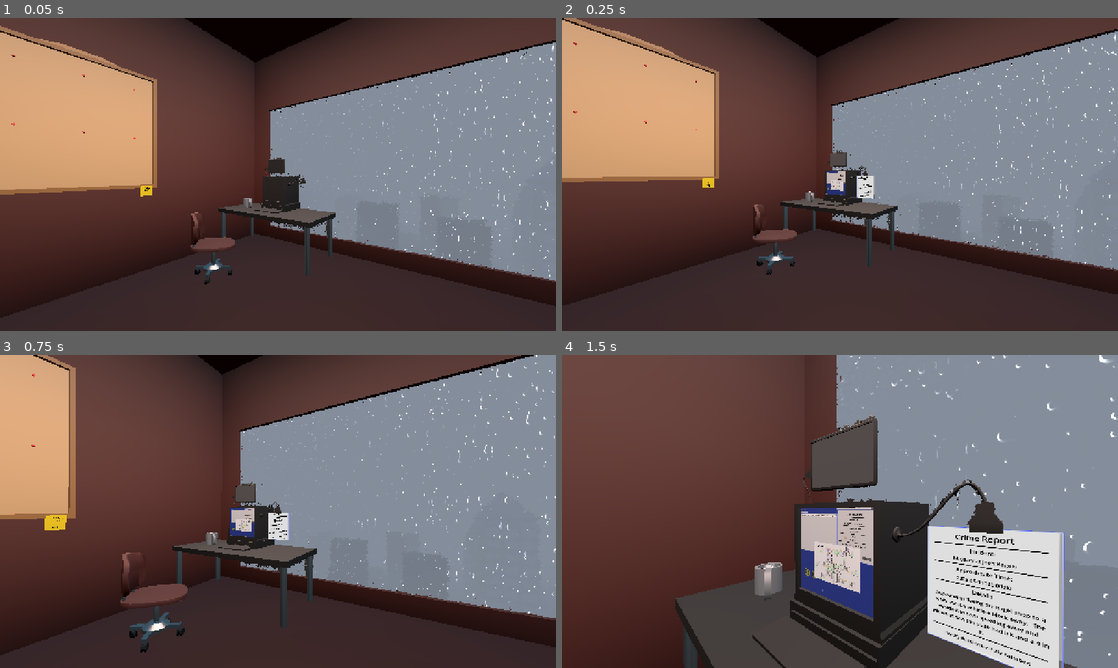
Above: before the commit, frames 1-4 (two rows, left to right).
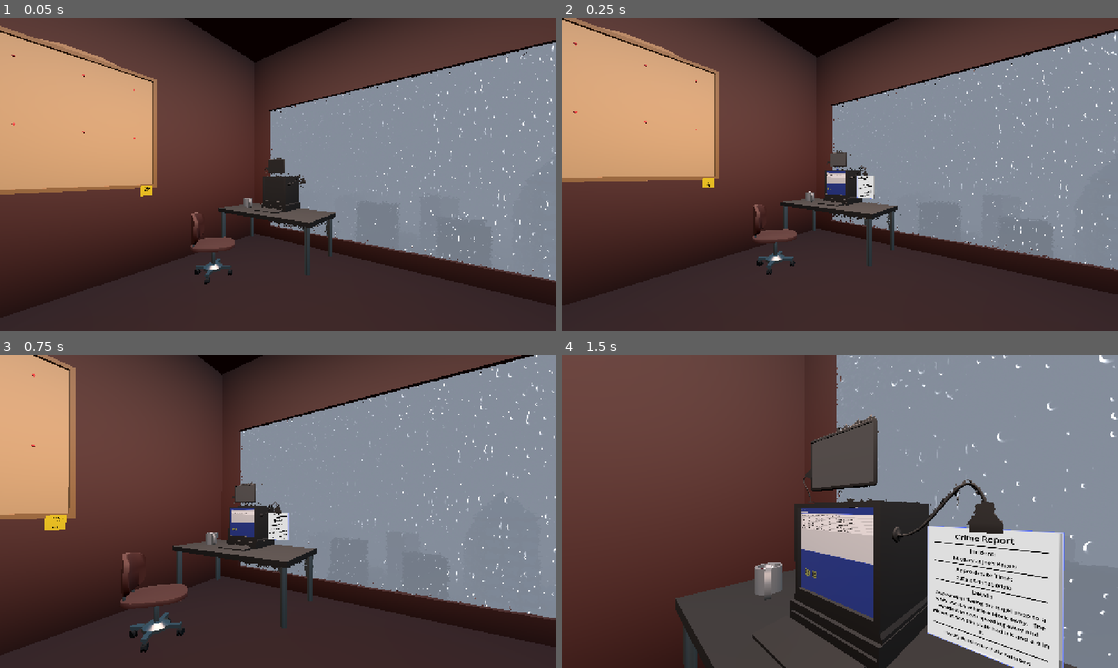
Above: after the commit, the same moments.

Repository: Ciph3rzer0/brackeys-2026.2-trust-no-one
Game: Godot game, scene res://scenes/city.tscn
Same seed, same stepped clock (60 frames per second), same inputs: the game is played once before the commit and once after it. The engine's default icon, where the game draws it, is replaced by a stand-in: a white triangle on a blue panel in a dark square. Sound files missing from this copy of the repository are replaced by a short silence.
Inputs (mouse positions are in pixels of both pictures, inside the frame that each line leads up to):
- Up to frame 1 (0.05 s): no input
- Up to frame 2 (0.25 s): no input
- Up to frame 3 (0.75 s): tap Enter at 0.5 s; move the mouse to (305, 511) at 0.52 s; hold W (pc_forward) from 0.53 s (still down); hold E (pc_interact) from 0.53 s (still down); click (305, 511) at 0.67 s
- Up to frame 4 (1.5 s): keep holding W (pc_forward); tap Space at 0.77 s; move the mouse to (812, 511) at 1.27 s; release E (pc_interact) at 1.28 s; tap Q at 1.35 s

Frame 1 is identical in both runs. In frame 2, 0.1% of the frame differs, in the area x 47-51%, y 47-56%; in frame 3, 0.2%; in frame 4, 1.7%, in the area x 43-56%, y 48-78%.
Error in both runs: Invalid assignment of property or key 'plate' with value of type 'String' on a base object of type 'Resource (Quest)'. (res://autoloads/quest_system.gd:19)

Commit message:
feat: load simulation.csv when database loads

Diff:
--- a/csvs/csv_writer.gd
+++ b/csvs/csv_helper.gd
@@ -1,4 +1,4 @@
-class_name CSVWriter
+class_name CSVHelper
 const FILE_PATH = "res://csvs/simulation.csv"
 
 const HEADER_ROW: PackedStringArray = [
@@ -70,3 +70,50 @@
 	# 3. Close the file to save changes safely
 	file.close()
 	print("New CSV Created: ", FILE_PATH)
+
+static func load_data_from_csv() -> Array[SchemaVehicleSightings]:
+	var parsed_data: Array[SchemaVehicleSightings] = []
+
+	# Open the file for reading
+	var file = FileAccess.open(FILE_PATH, FileAccess.READ)
+
+	if file == null:
+		print("Failed to open file. Error code: ", FileAccess.get_open_error())
+		return parsed_data
+
+	# 1. Read the very first line as headers
+	var headers = file.get_csv_line()
+
+	# 2. Loop through the rest of the file until the end
+	while not file.eof_reached():
+		var row = file.get_csv_line()
+
+		# Skip empty rows (like a blank line at the end of the file)
+		if row.size() == 0 or (row.size() == 1 and row[0] == ""):
+			continue
+
+		# Match row values to headers into a dictionary
+		var row_dict = {}
+		for i in range(min(headers.size(), row.size())):
+			row_dict[headers[i]] = row[i]
+
+		var sighting = SchemaVehicleSightings.new()
+		sighting.unix_timestamp = row_dict.unix_timestamp
+		sighting.camera_id = row_dict.camera_id
+		sighting.vehicle_plate = row_dict.vehicle_plate
+		sighting.vehicle_color = row_dict.vehicle_color
+		sighting.vehicle_type = row_dict.vehicle_type
+		sighting.vehicle_features = [] as Array[String]
+
+		# Godot is seriously so stupid.  This is what I have to do to assign the
+		# parsed csv to a Array[String] variable...
+		var vehicle_features: Array = JSON.parse_string(row_dict.vehicle_features)
+		if vehicle_features is Array:
+			for item in vehicle_features:
+				# Convert each item explicitly to a string (handles both strings and numbers)
+				sighting.vehicle_features.append(str(item))
+
+		parsed_data.append(sighting)
+
+	file.close()
+	return parsed_data
--- /dev/null
+++ b/csvs/manual.csv
@@ -0,0 +1 @@
+unix_timestamp,camera_id,vehicle_plate,vehicle_color,vehicle_type,vehicle_features
--- a/csvs/simulation.csv
+++ b/csvs/simulation.csv
@@ -1,3 +1,6 @@
 unix_timestamp,camera_id,vehicle_plate,vehicle_color,vehicle_type,vehicle_features
-1787642160,Bookstore,TNT-2746,Gold,SUV,"[""Custom rims"", ""Missing hubcap""]"
-1787647410,Bookstore,TNT-2746,Gold,SUV,"[""Custom rims"", ""Missing hubcap""]"
+1787642130,Bookstore,TNT-2746,Gold,SUV,"[""Custom rims"", ""Missing hubcap""]"
+1787647380,Bookstore,TNT-2746,Gold,SUV,"[""Custom rims"", ""Missing hubcap""]"
+1787660370,Hospital,PIZ-3554,Black,Coupe,"[""Tinted windows"", ""Spoiler""]"
+1787661150,Bookstore,TNT-2746,Gold,SUV,"[""Custom rims"", ""Missing hubcap""]"
+1787664180,Hospital,PIZ-3554,Black,Coupe,"[""Tinted windows"", ""Spoiler""]"
--- a/scripts/database/database.gd
+++ b/scripts/database/database.gd
@@ -14,4 +14,9 @@
 	rms_persons = MockDataFactory.generate_rows(100)
 	rms_vehicles = MockDataFactory.generate_vehicles(100)
 	#vehicle_sightings = MockDataFactory.generate_vehicle_sightings(4, rms_vehicles)
+	load_from_csv()
 	refresh()
+
+func load_from_csv():
+	var sightings = CSVHelper.load_data_from_csv()
+	vehicle_sightings = sightings
--- a/ui/city-map/camera.gd
+++ b/ui/city-map/camera.gd
@@ -29,4 +29,4 @@
 	sighting.vehicle_features = vehicle.features
 	GameManager.database.vehicle_sightings.append(sighting)
 	GameManager.database.refresh()
-	CSVWriter.append_to_csv(sighting)
+	CSVHelper.append_to_csv(sighting)
--- a/ui/computer-screen/computer_screen.tscn
+++ b/ui/computer-screen/computer_screen.tscn
@@ -12,7 +12,6 @@
 [ext_resource type="Script" uid="uid://dk0py0rtbm2f8" path="res://ui/computer-screen/quest_button.gd" id="10_5sf7k"]
 [ext_resource type="Resource" uid="uid://mlx6hgu5bc7w" path="res://scripts/quests/first_quest.tres" id="11_4dgut"]
 [ext_resource type="Resource" uid="uid://x4bm7k2h5yiq" path="res://scripts/quests/2_quest.tres" id="12_n1ots"]
-[ext_resource type="PackedScene" uid="uid://c2kuixd7eqbk1" path="res://ui/city-map/city_map.tscn" id="13_clvma"]
 
 [sub_resource type="StyleBoxFlat" id="StyleBoxFlat_uhg71"]
 bg_color = Color(0, 0.18039216, 0.57254905, 1)
@@ -100,6 +99,7 @@
 offset_bottom = 464.0
 
 [node name="ComputerWindow" parent="." unique_id=24755338 instance=ExtResource("7_8qfsr")]
+visible = false
 layout_mode = 1
 offset_left = 746.0
 offset_top = 28.0
@@ -107,8 +107,4 @@
 offset_bottom = -600.0
 content_scene_path = "uid://dukf0r3kv7h3u"
 
-[node name="CityMap" parent="." unique_id=84354765 instance=ExtResource("13_clvma")]
-z_index = 10
-position = Vector2(690.00006, 725)
-
 [connection signal="filter_changed" from="PlateFilter" to="VehicleSightingsTableView" method="_on_plate_filter_filter_changed"]
Renamed: csvs/csv_writer.gd.uid -> csvs/csv_helper.gd.uid
Not shown, added: csvs/manual.csv.import
